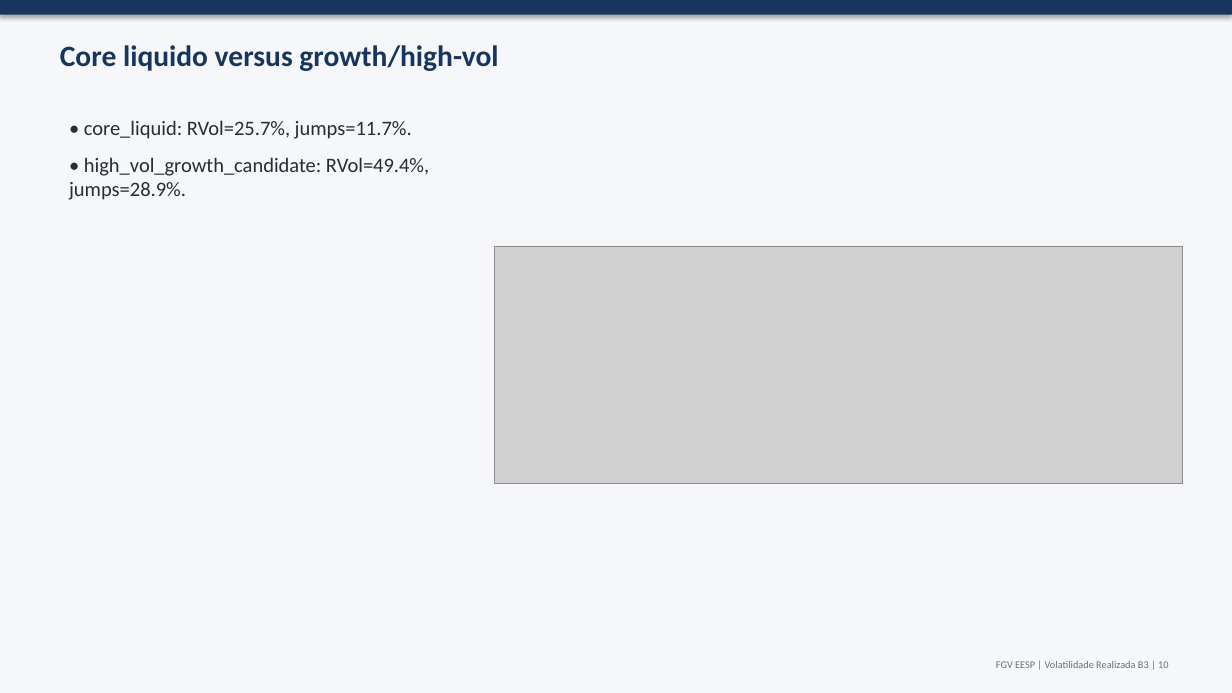
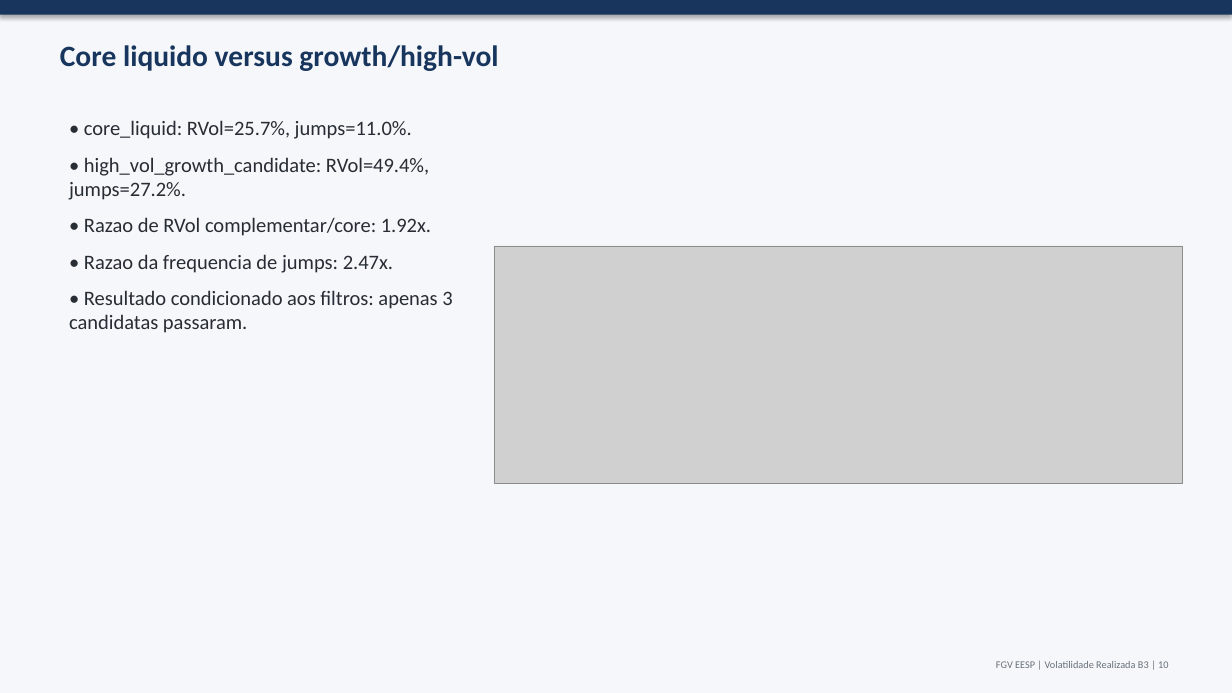
Before and after one commit to JoaoPauloZangrandi/volatilidade-realizada-b3, a slide deck: slide 10 of outputs/slides/trabalho_volatilidade_realizada_b3.pptx. Drawn at 1232x693 pixels with LibreOffice and Linux fonts; fonts in the diff are those of the drawing; grey boxes stand for pictures. Boxes give left, top, right and bottom in pixels: in the first picture for what was removed or moved away, otherwise in the second. Text is boxed around its words. In the diff, an @@ line names an element or a change of style, - is before the commit and + after.

```diff
--- a/outputs/slides/trabalho_volatilidade_realizada_b3.pptx
+++ b/outputs/slides/trabalho_volatilidade_realizada_b3.pptx
@@ text at <box>69,120,452,333</box>: text changed @@
-• core_liquid: RVol=25.7%, jumps=11.7%.
-• high_vol_growth_candidate: RVol=49.4%, jumps=28.9%.
+• core_liquid: RVol=25.7%, jumps=11.0%.
+• high_vol_growth_candidate: RVol=49.4%, jumps=27.2%.
+• Razao de RVol complementar/core: 1.92x.
+• Razao da frequencia de jumps: 2.47x.
+• Resultado condicionado aos filtros: apenas 3 candidatas passaram.
```
Also in this commit, not shown: 7 other slides changed, 48 other files.
